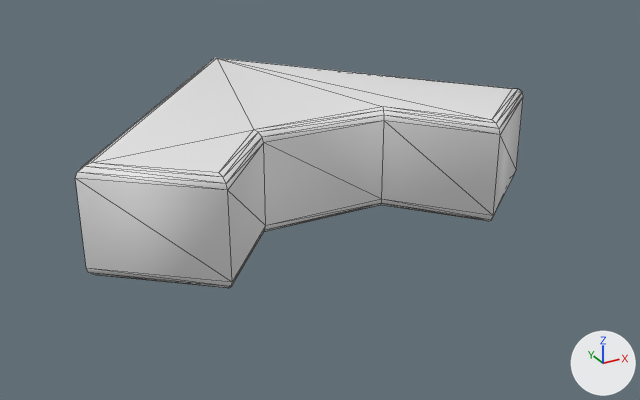
Two versions of the OBJ model src/maps/ArrowGallery/meshes/arrow_head_square_cap_beveled.obj, one commit apart.
Before and after are seen from a 50 mm camera at (-2.97, -5.32, 2.45) aimed at (0.09, 0.26, -0.34). Lighting does not change. The marker at lower right points along +X, +Y and +Z. The picture after the commit comes second. Mesh edges are drawn as thin lines. Where no turn or scale is listed for an object, it has been applied to the vertices.

In view in the first picture: 'arrow_head_square_cap_beveled'.
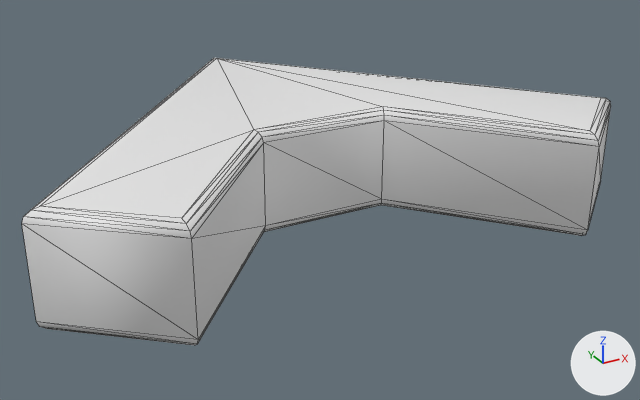
Changed parts and their boxes (x1, y1, x2, y2) in the pictures (640 x 400 px; the box of a moved part takes in the faces that stretch with it):
'arrow_head_square_cap_beveled', reshaped (31% wider, 25% taller): before (75, 58, 523, 288); after (22, 58, 611, 345)
part 1 of me_arrow_head_square_cap_beveled, moved or reshaped: before (75, 58, 266, 288); after (22, 58, 266, 345)
part 2 of me_arrow_head_square_cap_beveled, moved or reshaped: before (218, 58, 523, 221); after (218, 58, 611, 236)

Diff of the bpy script that builds the scene:
```diff
--- a/src/maps/ArrowGallery/meshes/arrow_head_square_cap_beveled.obj.py
+++ b/src/maps/ArrowGallery/meshes/arrow_head_square_cap_beveled.obj.py
@@ me_arrow_head_square_cap_beveled @@
 # used by ob_arrow_head_square_cap_beveled; location = (0.0, 0.0, 0.0)
-me_arrow_head_square_cap_beveled.from_pydata(...)  # 56 vertices, 108 faces; spans x -1.82..1.82, y -0.66..2.15, z -0.4..0.4
+me_arrow_head_square_cap_beveled.from_pydata(...)  # 56 vertices, 108 faces; spans x -2.26..2.26, y -1.19..2.15, z -0.4..0.4
+# me_arrow_head_square_cap_beveled part 1: all 16 vertices in x -1.82..-1.06, y -0.66..-0.01, z -0.4..0.4 are moved by (-0.44, -0.52, 0.0)
+# me_arrow_head_square_cap_beveled part 2: all 16 vertices in x 1.06..1.82, y -0.66..-0.01, z -0.4..0.4 are moved by (0.44, -0.52, 0.0)
```
